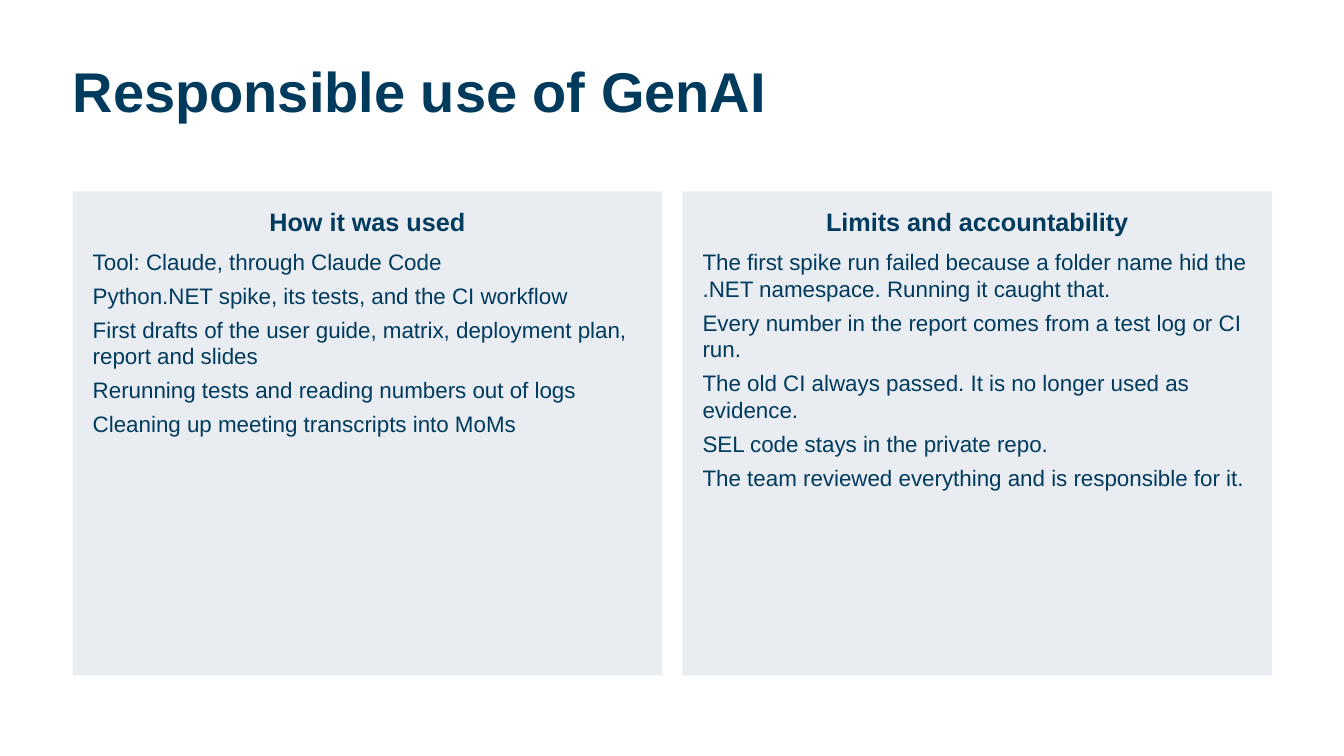
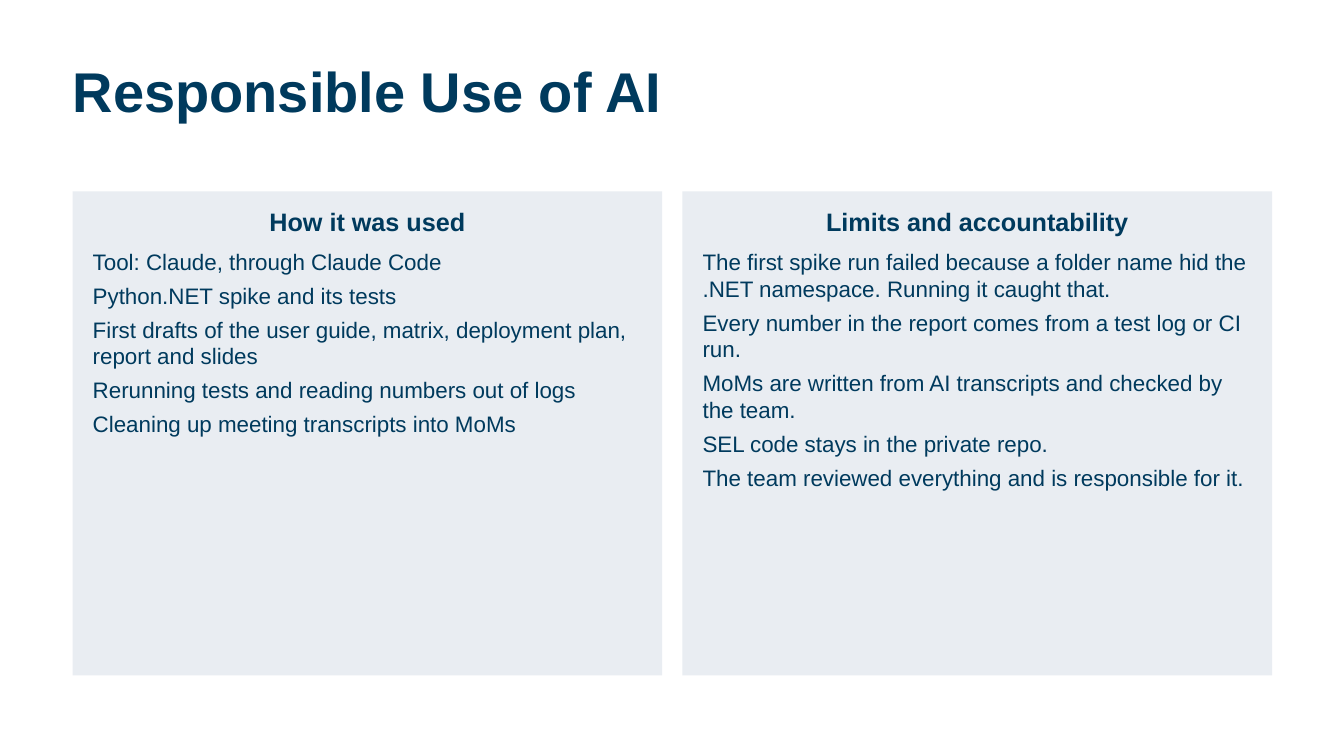
Before and after one commit to calebh13/sel-blueframe-sdk, a slide deck: slide 14 of Sprints/Sprint_5/Sprint 5 Presentation.pptx. Drawn at 1344x756 pixels with LibreOffice and Linux fonts; fonts in the diff are those of the drawing. Boxes give left, top, right and bottom in pixels: in the first picture for what was removed or moved away, otherwise in the second. Text is boxed around its words. In the diff, an @@ line names an element or a change of style, - is before the commit and + after.

```diff
--- a/Sprints/Sprint_5/Sprint 5 Presentation.pptx
+++ b/Sprints/Sprint_5/Sprint 5 Presentation.pptx
@@ title at (73, 71, 661, 122): text changed @@
-Responsible use of GenAI
+Responsible Use of AI
@@ text in rectangle at (93, 287, 396, 309): text changed @@
-Python.NET spike, its tests, and the CI workflow
+Python.NET spike and its tests
@@ text in rectangle at (703, 374, 1223, 419): text changed @@
-The old CI always passed. It is no longer used as evidence.
+MoMs are written from AI transcripts and checked by the team.
```
Also in this commit, not shown: 14 other slides changed, 1 other file.
